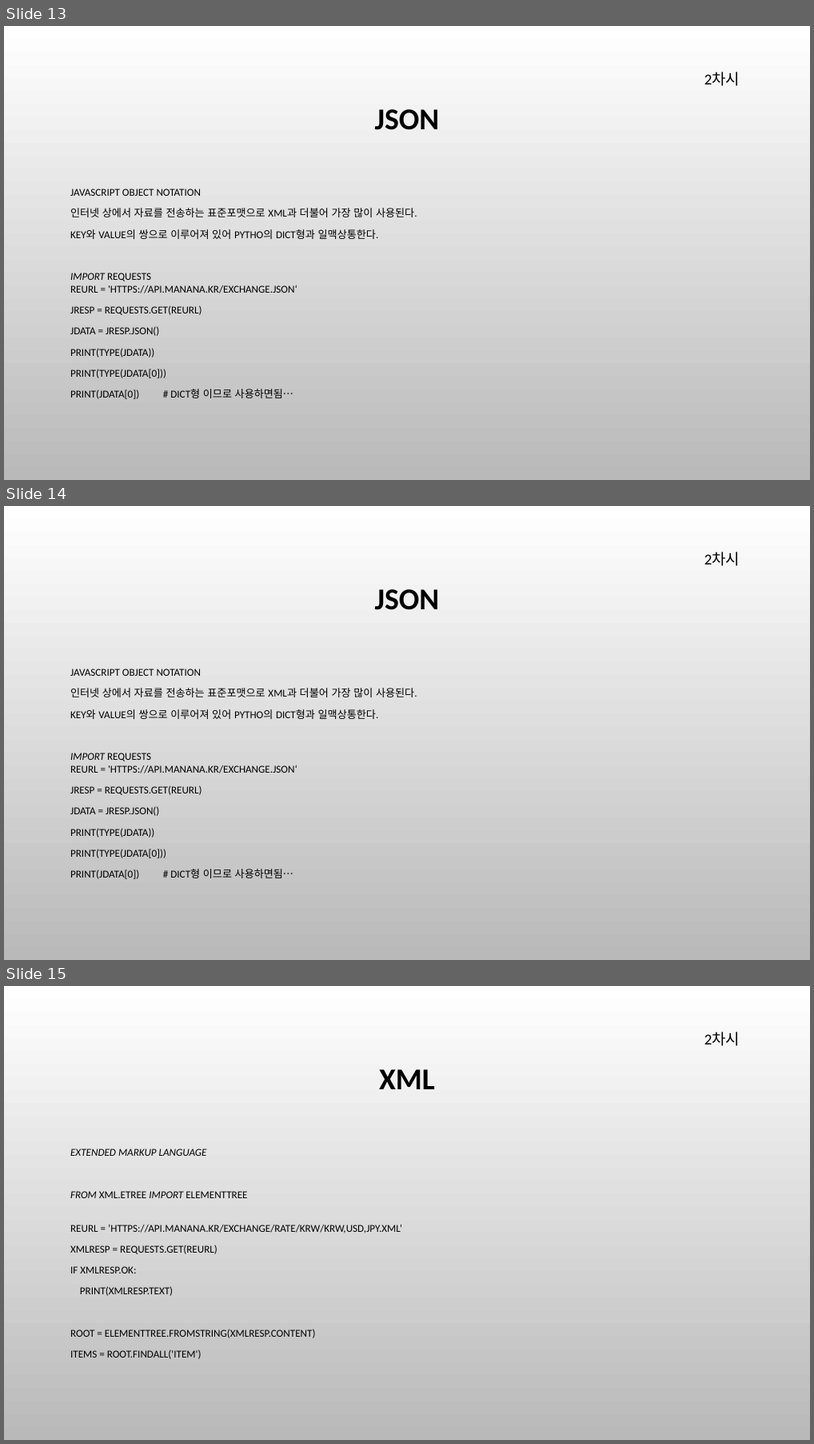
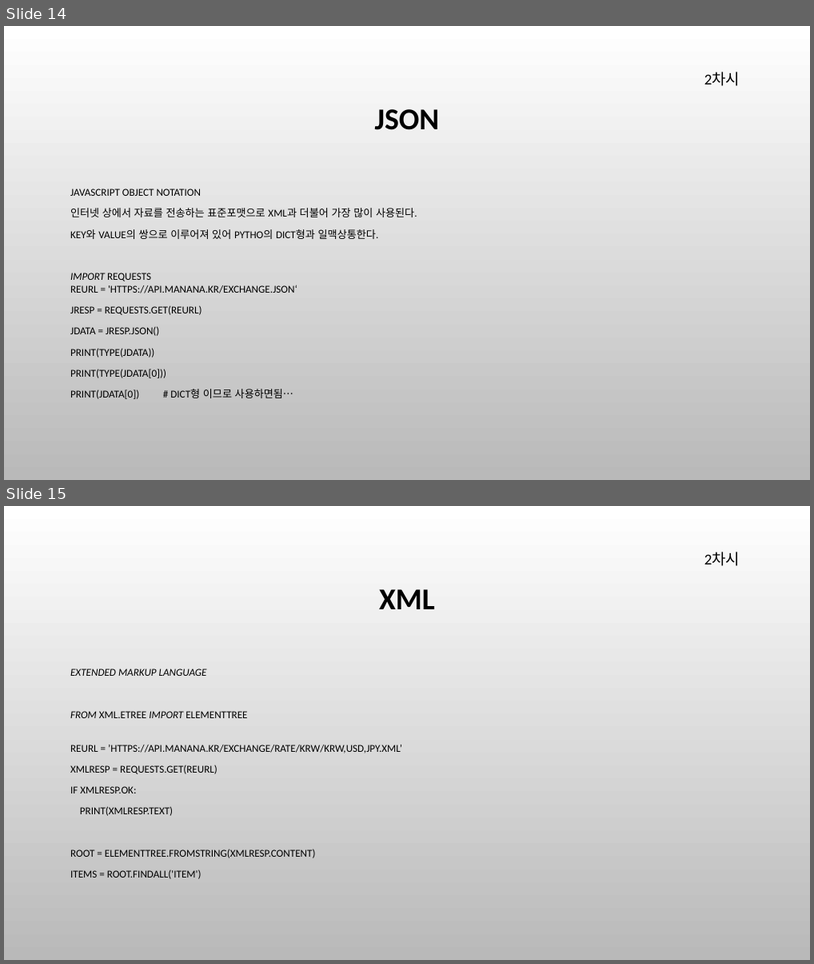
Before and after one commit to cute93/2020_sw_teacher, a slide deck: SW선도교원 연수.pptx. Shown one above the other, each under a label of ours: slides 13, 14 and 15 before the commit, slides 14 and 15 after it. The pictures are 814x1444 and 814x964 pixels, drawn with LibreOffice and Linux fonts; fonts in the diff are those of the drawing; background and template pictures are left out. Boxes give left, top, right and bottom in pixels: in the first picture for what was removed or moved away, otherwise in the second. Text is boxed around its words. In the diff, an @@ line names an element or a change of style, - is before the commit and + after.

```diff
--- a/SW선도교원 연수.pptx
+++ b/SW선도교원 연수.pptx
@@ slide 14 removed at <box>4,506,810,960</box>, background picture (left out) @@
@@ text removed at <box>705,552,740,566</box> @@
-2차시
@@ title removed at <box>375,589,440,610</box> @@
-JSON
@@ text removed at <box>70,668,418,879</box> @@
-JAVASCRIPT OBJECT NOTATION
-인터넷 상에서 자료를 전송하는 표준포맷으로 XML과 더불어 가장 많이 사용된다.
-KEY와 VALUE의 쌍으로 이루어져 있어 PYTHO의 DICT형과 일맥상통한다.
-IMPORT REQUESTS
-REURL = 'HTTPS://API.MANANA.KR/EXCHANGE.JSON‘
-JRESP = REQUESTS.GET(REURL)
-JDATA = JRESP.JSON()
-PRINT(TYPE(JDATA))
-PRINT(TYPE(JDATA[0]))
-PRINT(JDATA[0]) # DICT형 이므로 사용하면됨…
@@ what was slide 13 is now slide 14 @@
```
Also in this commit, not shown: 2 slides changed, 2 slides added, 4 other files.
